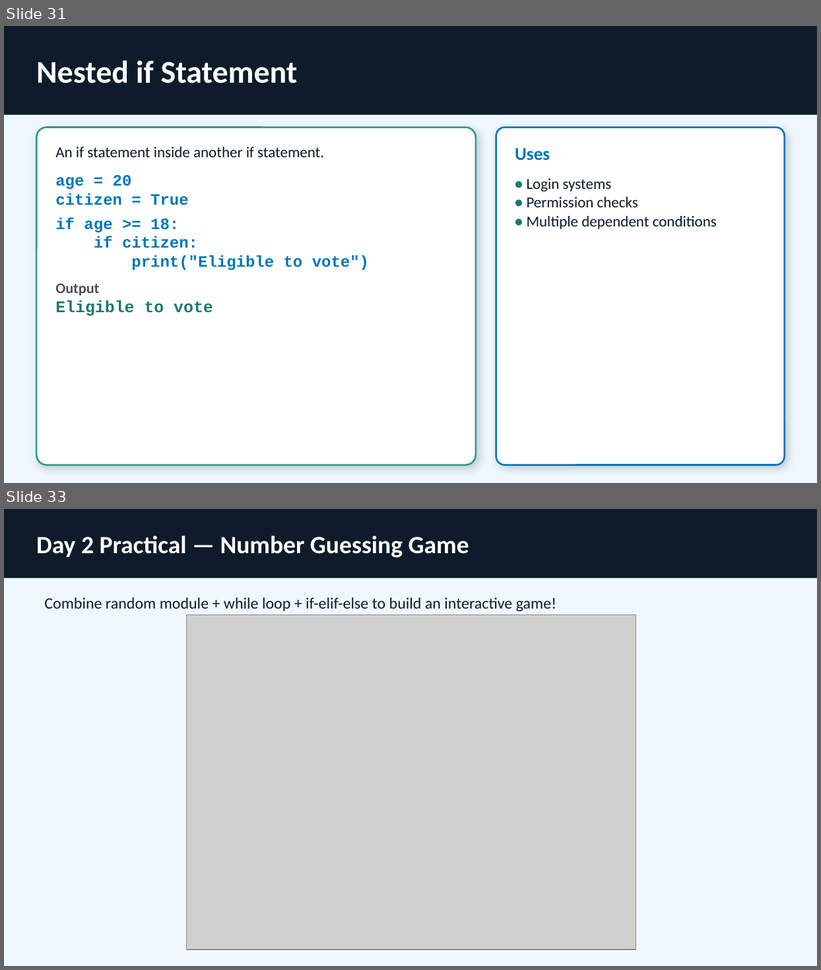
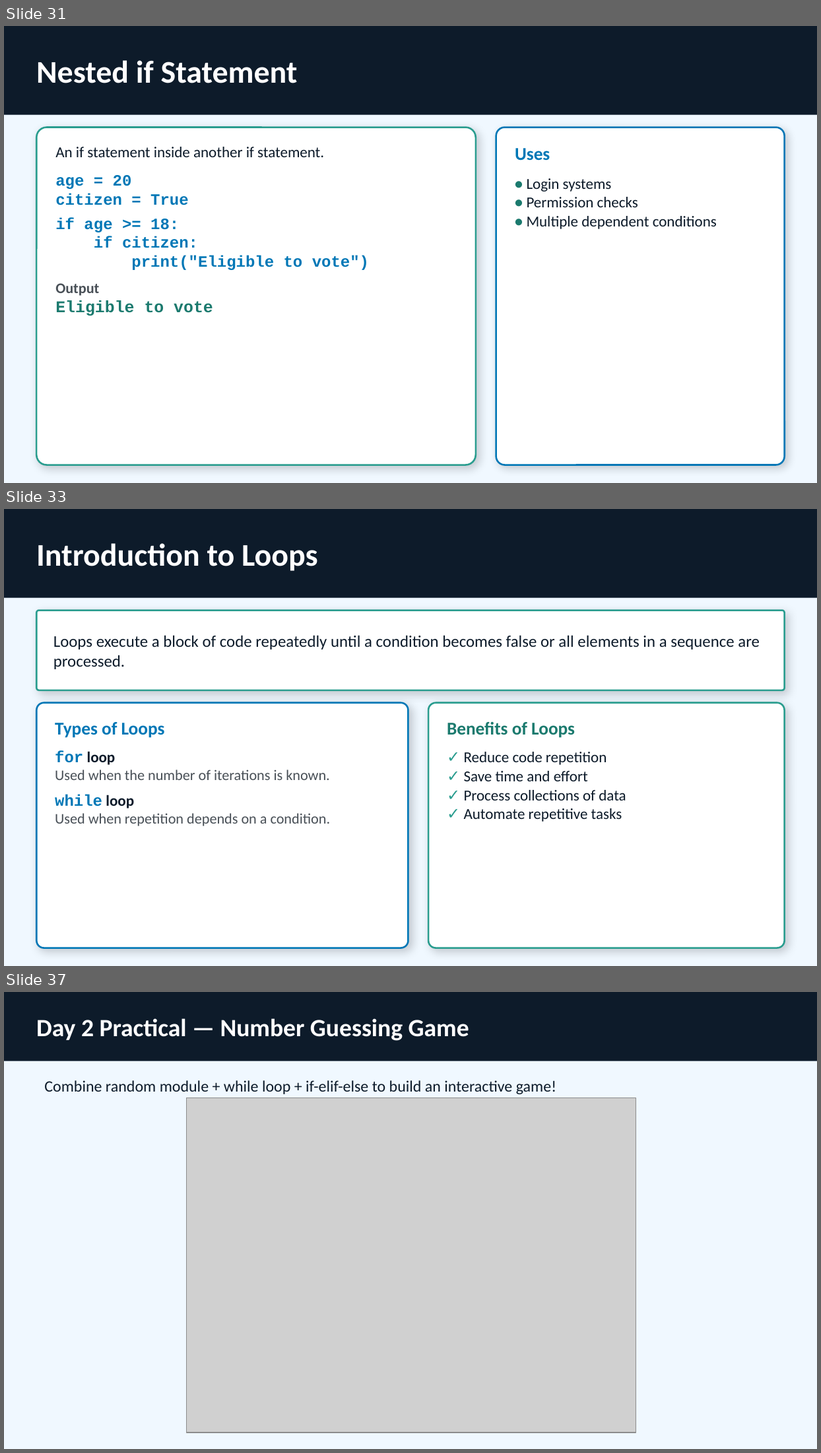
Before and after one commit to GursimranjeetSingh/2b-Academy, a slide deck: Presentations/2b_Academy_Week1.pptx. Shown one above the other, each under a label of ours: slides 31 and 33 before the commit, slides 31, 33 and 37 after it; the slides between them are not shown. The pictures are 821x970 and 821x1453 pixels, drawn with LibreOffice and Linux fonts; fonts in the diff are those of the drawing; grey boxes stand for pictures. Boxes give left, top, right and bottom in pixels: in the first picture for what was removed or moved away, otherwise in the second. Text is boxed around its words. In the diff, an @@ line names an element or a change of style, - is before the commit and + after.

```diff
--- a/Presentations/2b_Academy_Week1.pptx
+++ b/Presentations/2b_Academy_Week1.pptx
@@ slide 33 added at [4, 509, 817, 966], background #F0F8FF @@
@@ rectangle added at [4, 509, 817, 597], fill #0D1B2A @@
@@ text added at [36, 543, 318, 571], 28 pt, text #FFFFFF, bold @@
+Introduction to Loops
@@ rounded rectangle added at [36, 611, 785, 691], fill #FFFFFF, outline #2A9D8F 1.5 pt, 14.5 pt, text #0D1B2A @@
+Loops execute a block of code repeatedly until a condition becomes false or all elements in a sequence are processed.
@@ rounded rectangle added at [36, 702, 408, 948], fill #FFFFFF, outline #0077B6 1.5 pt, 13 pt, text #495057 @@
+Types of Loops
+for loop
+Used when the number of iterations is known.
+while loop
+Used when repetition depends on a condition.
@@ rounded rectangle added at [428, 702, 785, 948], fill #FFFFFF, outline #2A9D8F 1.5 pt, 13.5 pt, text #0D1B2A @@
+Benefits of Loops
+✓ Reduce code repetition
+✓ Save time and effort
+✓ Process collections of data
+✓ Automate repetitive tasks
@@ what was slide 33 is now slide 37 @@
```
Also in this commit, not shown: 14 other slides added, 1 slide removed, 12 other files.
